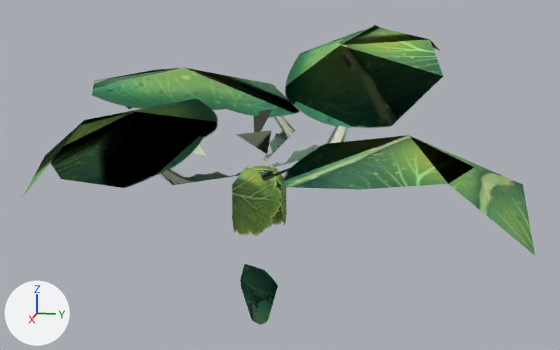
Two versions of the glTF model models/plants/plant_carrot_S4.gltf, one commit apart.
Both versions are drawn from a 50 mm camera at (0.99, 0.226, 0.286) aimed at (-0.002, 0.028, 0.038). Every picture has the same lights, and +X, +Y and +Z are marked at lower left. Where no turn or scale is listed for an object, it has been applied to the vertices.

The first picture shows 'plant_carrot_S4'.
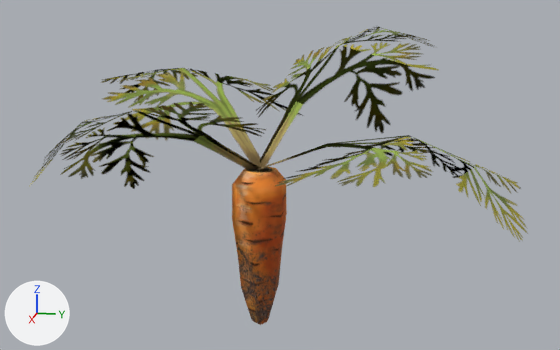
The change, as JSON lines over the scene's bpy script:
```json
{"op": "add", "block": "img_carrot_base_diffusecolor_texture", "code": ["img_carrot_base_diffusecolor_texture = load_image('carrot_Base-DiffuseColor_Texture', 'textures/carrot_Base-DiffuseColor_Texture.png', 512, 512, 'sRGB')"]}
{"op": "set", "path": "mat_plant_carrot.texture", "old": "img_diffusecolor_texture_diffusecolor_texture", "new": "img_carrot_base_diffusecolor_texture", "note": "with its transparency"}
```

Location of each change, [x1, y1, x2, y2] in pixels of the pictures (560 x 350 px):
```json
{"object": "plant_carrot_S4", "change": "surface changed", "before": [22, 25, 535, 325], "after": [22, 25, 535, 325]}
```
